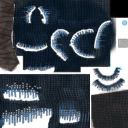
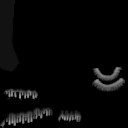
Layer changes from the first 128 × 128 image to the second:
added layer "Swamp Emissive belt" (7%) above "Swamp Emissive" over 0, 0, 21, 74
showed "Swamp Emissive" over 0, 0, 128, 128
